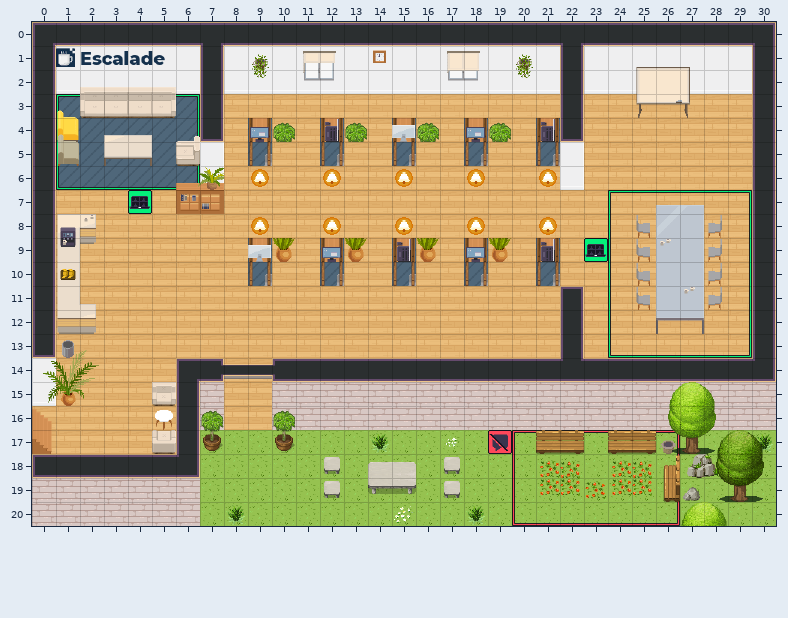
An edit to a level. Tiled map (JSON), office.tmj. The first picture shows the starting point.
Cells are 32x32 px. Shown: x 0..30, y 0..20.
After:
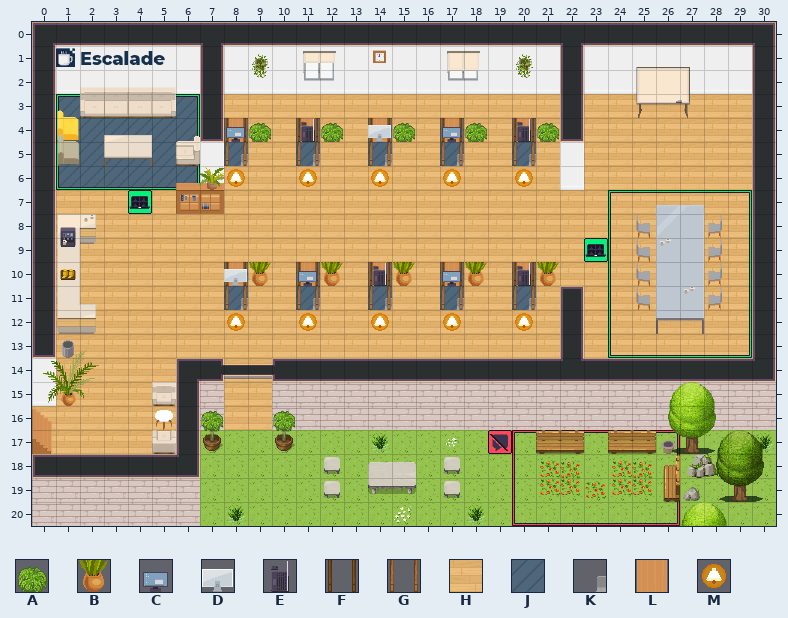
Key: from "WA_Decoration": A 78, B 87; from "WA_Miscellaneous": C 1, D 10, E 25; from "WA_Other_Furniture": F 139, G 151; from "WA_Room_Builder": H 350, J 360; from "WA_Seats": K 121; from "WA_Tables": L 12; from "WA_User_Interface": M 8.
_ is an empty cell, . an unchanged one.
Difference:
--- layer "floor/floor1"
@@ x 8..21 @@
- 4 HJ.HJ.HJ.HJ.HJ
- 5 HJ.HJ.HJ.HJ.HJ
+ 4 JH.JH.JH.JH.JH
+ 5 JH.JH.JH.JH.JH
@@ x 8..21 @@
- 9 .J..J..J..J..J
-10 HJ.HJ.HJ.HJ.HJ
-11 H..H..H..H..H.
+ 9 .H..H..H..H..H
+10 JH.JH.JH.JH.JH
+11 J..J..J..J..J.
--- layer "floor/floor2"
@@ x 8..21 @@
- 6 _M._M._M._M._M
+ 6 M_.M_.M_.M_.M_
@@ x 9..21 @@
- 8 M..M..M..M..M
+ 8 _.._.._.._.._
@@ x 8..20 @@
-12 _.._.._.._.._
+12 M..M..M..M..M
--- layer "furniture/furniture1"
@@ x 8..21 @@
- 4 _L._L._L._L._L
- 5 _K._K._K._K._K
+ 4 L_.L_.L_.L_.L_
+ 5 K_.K_.K_.K_.K_
@@ x 8..21 @@
- 9 .L..L..L..L..L
-10 _K._K._K._K._K
-11 _.._.._.._.._.
+ 9 ._.._.._.._.._
+10 L_.L_.L_.L_.L_
+11 K..K..K..K..K.
--- layer "furniture/furniture2"
@@ x 8..21 @@
- 4 _FA_FA_FA_FA_F
- 5 _G._G._G._G._G
+ 4 FA_FA_FA_FA_FA
+ 5 G_.G_.G_.G_.G_
@@ x 8..21 @@
- 9 .FB.FB.FB.FB.F
-10 _G._G._G._G._G
-11 _.._.._.._.._.
+ 9 .__.__.__.__._
+10 FB.FB.FB.FB.FB
+11 G..G..G..G..G.
--- layer "furniture/furniture3"
@@ x 8..21 @@
- 4 _C._E._D._C._E
+ 4 C_.E_.D_.C_.E_
@@ x 8..21 @@
- 9 .D..C..E..C..E
-10 _.._.._.._.._.
+ 9 ._.._.._.._.._
+10 D..C..E..C..E.
Boxes around the changes in both pictures, in picture pixels (x1, y1, x2, y2):
changed: (224, 118, 560, 187)
changed: (224, 217, 560, 331)
